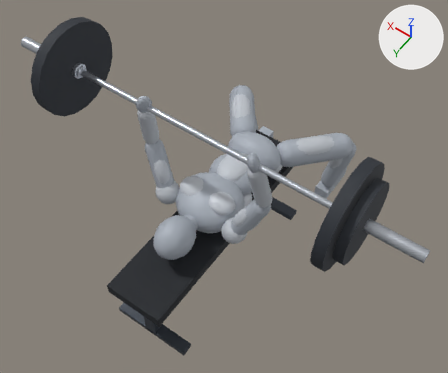
Two versions of the glTF model public/models/exercises/barbell-bench-press.glb, one commit apart.
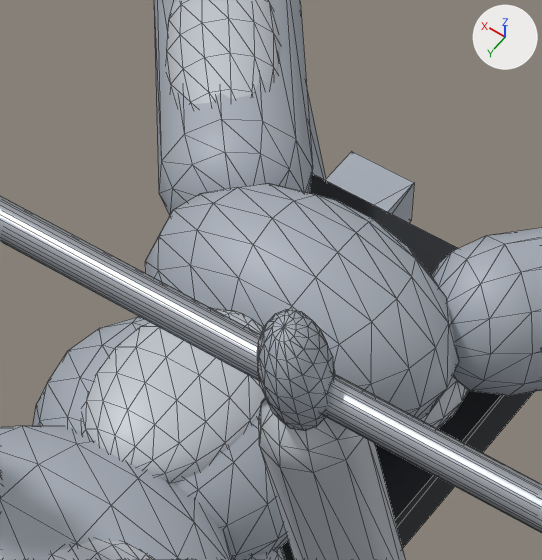
Old and new are each drawn whole from a 50 mm lens placed at (-1.088, 1.539, 2.932), pointed at (-0.019, 0.042, 0.58) and again close up on the part from 45% to 66% of the width and 27% to 52% of the height. Every picture has the same lights, and +X, +Y and +Z are marked at upper right. The last two pictures show the newer version. The close-ups show mesh edges as thin lines. Where no turn or scale is listed for an object, it has been applied to the vertices.

Objects in the first close-up: 'abdomen', 'abs', 'barbell_1_shaft', 'bench_0_pad', 'foot_l', 'forearm_r', 'hand_r', 'pelvis', 'quads_l', 'thigh_l', 'thigh_r', 'torso' and 4 more.
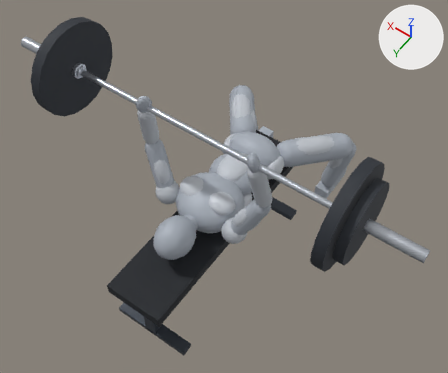
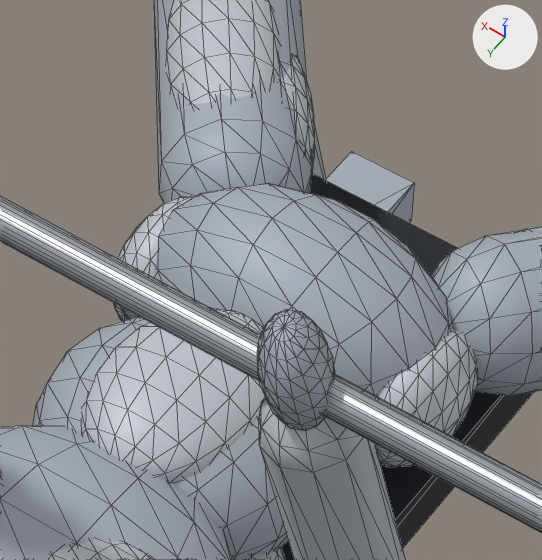
Location of each change, (x1, y1, x2, y2) in pixels of the close-ups (542 x 560 px):
'abductor_r', added
    after: (375, 328, 478, 467)
'abductor_l', added
    after: (113, 196, 195, 321)
'adductor_l', added
    after: (281, 58, 315, 164)
'adductor_r', added (mostly hidden)
    after: (520, 226, 542, 231)

Diff of the bpy script that builds the scene:
```diff
--- a/public/models/exercises/barbell-bench-press.glb.py
+++ b/public/models/exercises/barbell-bench-press.glb.py
@@ ob_abductor_r @@
+ob_abductor_r = bpy.data.objects.new('abductor_r', me_mesh_1)
+ob_abductor_r.parent = ob_hips
+ob_abductor_r.location = (-0.13, 0.015, 0.0)
+ob_abductor_r.scale = (0.04, 0.06, 0.07)
@@ ob_adductor_r @@
+ob_adductor_r = bpy.data.objects.new('adductor_r', me_mesh_1)
+ob_adductor_r.parent = ob_hip_r
+ob_adductor_r.location = (0.045, 0.0, -0.14)
+ob_adductor_r.scale = (0.03, 0.045, 0.11)
@@ ob_abductor_l @@
+ob_abductor_l = bpy.data.objects.new('abductor_l', me_mesh_1)
+ob_abductor_l.parent = ob_hips
+ob_abductor_l.location = (0.13, 0.015, 0.0)
+ob_abductor_l.scale = (0.04, 0.06, 0.07)
@@ ob_adductor_l @@
+ob_adductor_l = bpy.data.objects.new('adductor_l', me_mesh_1)
+ob_adductor_l.parent = ob_hip_l
+ob_adductor_l.location = (-0.045, 0.0, -0.14)
+ob_adductor_l.scale = (0.03, 0.045, 0.11)
```
